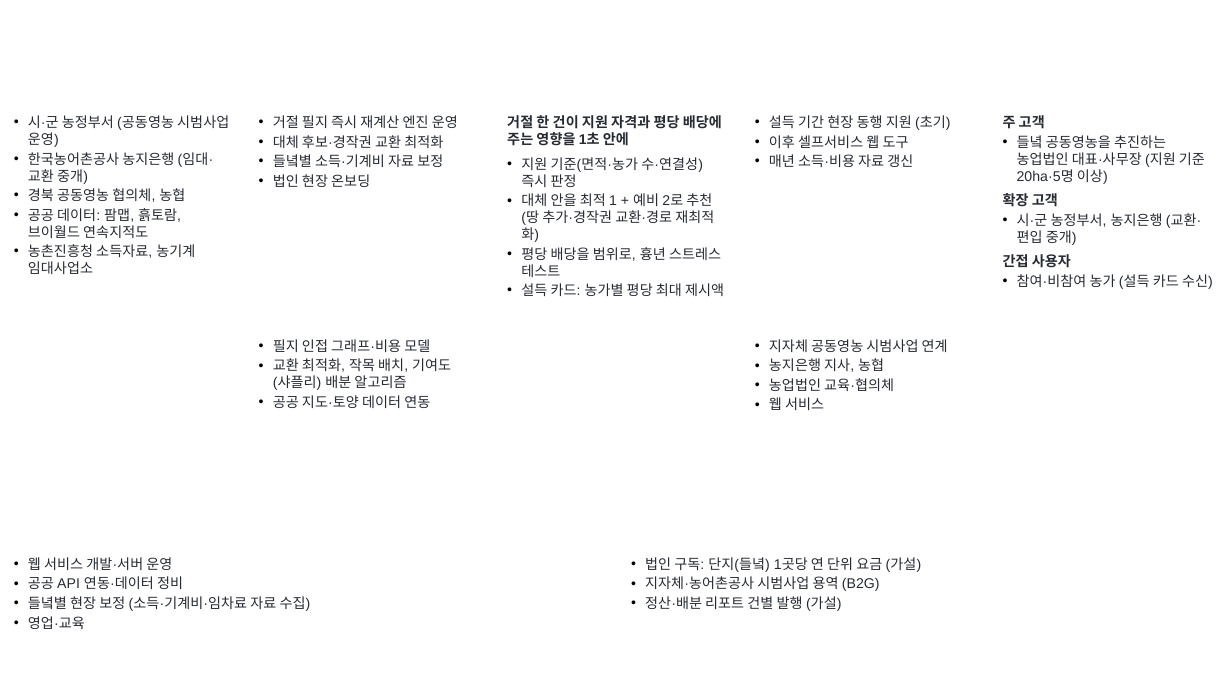
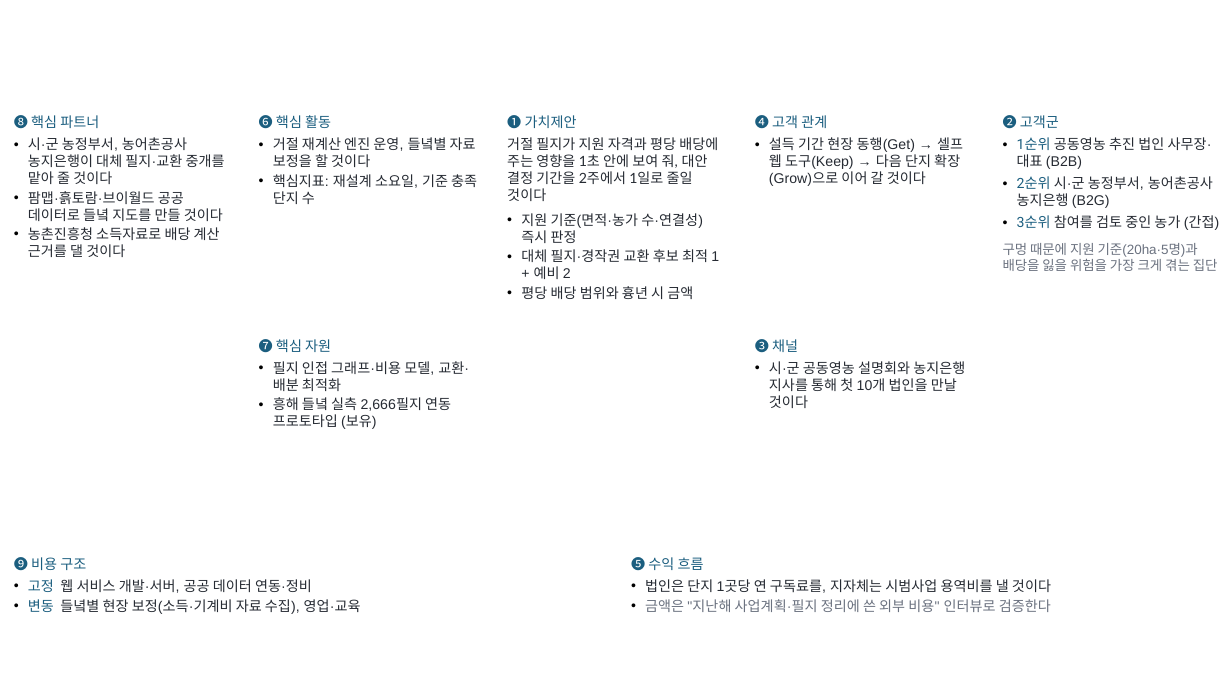
Before and after one commit to yean1234/Cooperative-farming-system, a slide deck: slide 2 of docs/공동영농_최종발표.pptx. Drawn at 1232x693 pixels with LibreOffice and Linux fonts; fonts in the diff are those of the drawing; background and template pictures are left out. Boxes give left, top, right and bottom in pixels: in the first picture for what was removed or moved away, otherwise in the second. Text is boxed around its words. In the diff, an @@ line names an element or a change of style, - is before the commit and + after.

```diff
--- a/docs/공동영농_최종발표.pptx
+++ b/docs/공동영농_최종발표.pptx
@@ text at <box>14,113,225,257</box>: text changed @@
-• 시·군 농정부서 (공동영농 시범사업 운영)
-• 한국농어촌공사 농지은행 (임대·교환 중개)
-• 경북 공동영농 협의체, 농협
-• 공공 데이터: 팜맵, 흙토람, 브이월드 연속지적도
-• 농촌진흥청 소득자료, 농기계 임대사업소
+❽ 핵심 파트너
+• 시·군 농정부서, 농어촌공사 농지은행이 대체 필지·교환 중개를 맡아 줄 것이다
+• 팜맵·흙토람·브이월드 공공 데이터로 들녘 지도를 만들 것이다
+• 농촌진흥청 소득자료로 배당 계산 근거를 댈 것이다
@@ text at <box>259,113,477,204</box>: text changed @@
-• 거절 필지 즉시 재계산 엔진 운영
-• 대체 후보·경작권 교환 최적화
-• 들녘별 소득·기계비 자료 보정
-• 법인 현장 온보딩
+❻ 핵심 활동
+• 거절 재계산 엔진 운영, 들녘별 자료 보정을 할 것이다
+• 핵심지표: 재설계 소요일, 기준 충족 단지 수
@@ text at <box>507,113,718,201</box>: text changed; font Arial to Lato; bold off @@
-거절 한 건이 지원 자격과 평당 배당에 주는 영향을 1초 안에
+❶ 가치제안
+거절 필지가 지원 자격과 평당 배당에 주는 영향을 1초 안에 보여 줘, 대안 결정 기간을 2주에서 1일로 줄일 것이다
@@ text at <box>755,113,963,186</box>: text changed @@
-• 설득 기간 현장 동행 지원 (초기)
-• 이후 셀프서비스 웹 도구
-• 매년 소득·비용 자료 갱신
+❹ 고객 관계
+• 설득 기간 현장 동행(Get) → 셀프 웹 도구(Keep) → 다음 단지 확장(Grow)으로 이어 갈 것이다
@@ text at <box>1003,113,1220,271</box>: text changed @@
-주 고객
-• 들녘 공동영농을 추진하는 농업법인 대표·사무장 (지원 기준 20ha·5명 이상)
-확장 고객
-• 시·군 농정부서, 농지은행 (교환·편입 중개)
-간접 사용자
-• 참여·비참여 농가 (설득 카드 수신)
+❷ 고객군
+• 1순위 공동영농 추진 법인 사무장·대표 (B2B)
+• 2순위 시·군 농정부서, 농어촌공사 농지은행 (B2G)
+• 3순위 참여를 검토 중인 농가 (간접)
+구멍 때문에 지원 기준(20ha·5명)과 배당을 잃을 위험을 가장 크게 겪는 집단
@@ text at <box>521,249,719,299</box>: text changed @@
-• 대체 안을 최적 1 + 예비 2로 추천 (땅 추가·경작권 교환·경로 재최적화)
-• 평당 배당을 범위로, 흉년 스트레스 테스트
-• 설득 카드: 농가별 평당 최대 제시액
+• 대체 필지·경작권 교환 후보 최적 1 + 예비 2
+• 평당 배당 범위와 흉년 시 금액
@@ text at <box>259,337,469,429</box>: text changed @@
-• 필지 인접 그래프·비용 모델
-• 교환 최적화, 작목 배치, 기여도(샤플리) 배분 알고리즘
-• 공공 지도·토양 데이터 연동
+❼ 핵심 자원
+• 필지 인접 그래프·비용 모델, 교환·배분 최적화
+• 흥해 들녘 실측 2,666필지 연동 프로토타입 (보유)
@@ text at <box>755,337,965,408</box>: text changed @@
-• 지자체 공동영농 시범사업 연계
-• 농지은행 지사, 농협
-• 농업법인 교육·협의체
-• 웹 서비스
+❸ 채널
+• 시·군 공동영농 설명회와 농지은행 지사를 통해 첫 10개 법인을 만날 것이다
@@ text at <box>14,555,361,614</box>: text changed @@
-• 웹 서비스 개발·서버 운영
-• 공공 API 연동·데이터 정비
-• 들녘별 현장 보정 (소득·기계비·임차료 자료 수집)
-• 영업·교육
+❾ 비용 구조
+• 고정 웹 서비스 개발·서버, 공공 데이터 연동·정비
+• 변동 들녘별 현장 보정(소득·기계비 자료 수집), 영업·교육
@@ text at <box>631,555,1051,612</box>: text changed; text colour #262B33 to #6B7280 @@
-• 법인 구독: 단지(들녘) 1곳당 연 단위 요금 (가설)
-• 지자체·농어촌공사 시범사업 용역 (B2G)
-• 정산·배분 리포트 건별 발행 (가설)
+❺ 수익 흐름
+• 법인은 단지 1곳당 연 구독료를, 지자체는 시범사업 용역비를 낼 것이다
+• 금액은 "지난해 사업계획·필지 정리에 쓴 외부 비용" 인터뷰로 검증한다
```
Also in this commit, not shown: 4 other slides changed, 2 slides removed.
